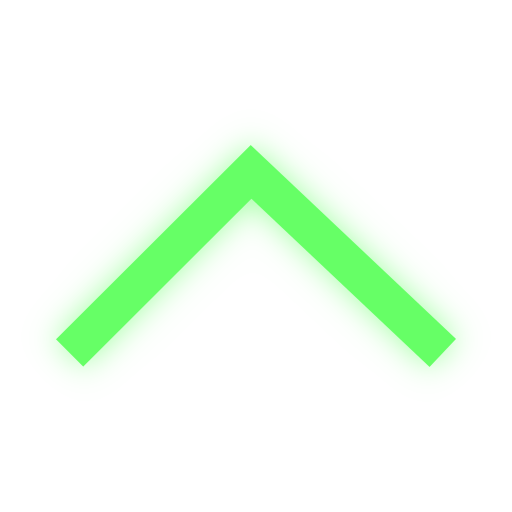
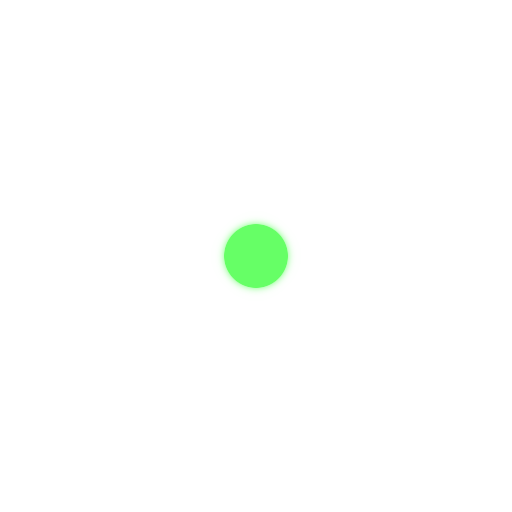
Layer changes from the first 512x512 image to the second:
added layer "Pasted Layer copy" above "Pasted Layer" over [224, 224, 288, 288]
added layer "Pasted Layer" above "Visible copy" over [211, 211, 301, 296]
hid "direction_icon.svg copy" over [56, 145, 456, 367]
hid "direction_icon.svg" over [34, 122, 478, 389]
